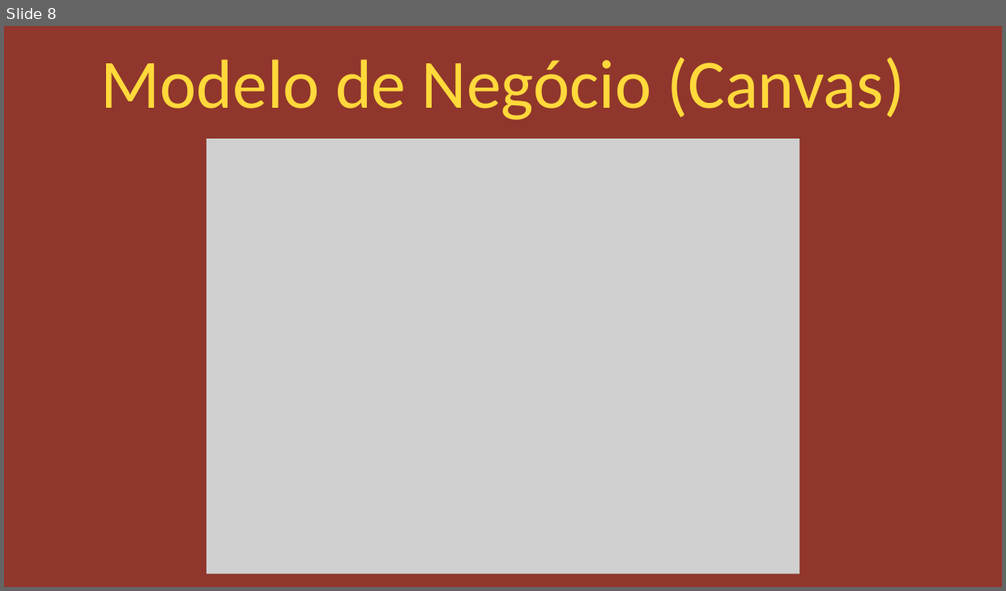
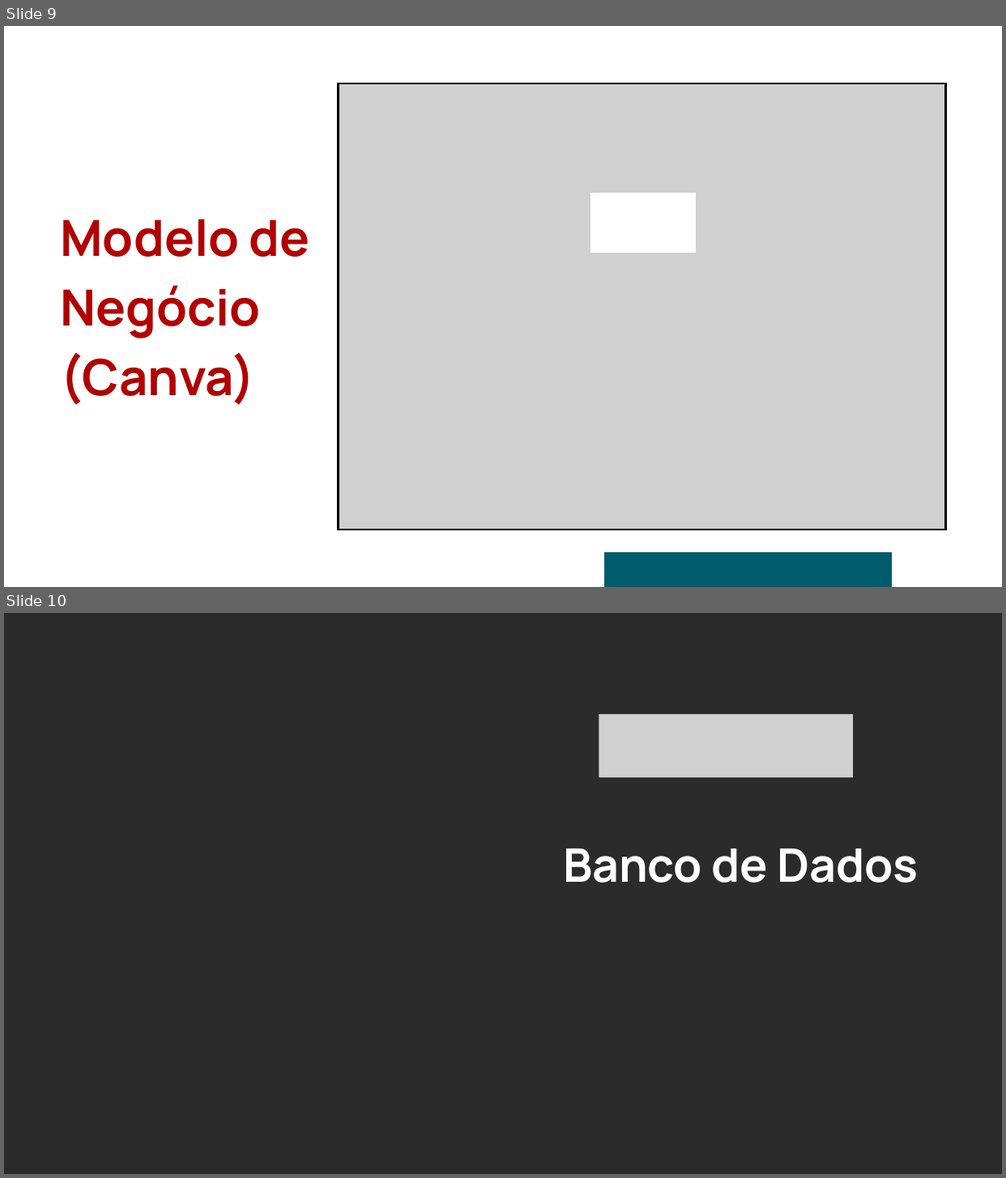
Before and after one commit to Agenda-Fatec/Documentos, a slide deck: Slides/PI.pptx. Shown one above the other, each under a label of ours: slide 8 before the commit, slides 9 and 10 after it. The pictures are 1006x591 and 1006x1178 pixels, drawn with LibreOffice and Linux fonts; fonts in the diff are those of the drawing; grey boxes stand for pictures; background and template pictures are left out; a plain dark background stands for a picture behind light text. Boxes give left, top, right and bottom in pixels: in the first picture for what was removed or moved away, otherwise in the second. Text is boxed around its words. In the diff, an @@ line names an element or a change of style, - is before the commit and + after.

```diff
--- a/Slides/PI.pptx
+++ b/Slides/PI.pptx
@@ slide 10 added at <box>4,613,1002,1174</box>, background picture (left out) @@
@@ picture added at <box>599,714,853,777</box> @@
@@ text added at <box>563,849,918,883</box>, 66.8 pt, text #FFFFFF, bold @@
+Banco de Dados
@@ what was slide 8 is now slide 9 @@
@@ slide 9 changed as well @@
@@ background #90362C to #FFFFFF @@
@@ picture: place and size @@
-picture at <box>206,139,800,574</box>
+picture at <box>339,84,945,530</box>
@@ freeform shape added at <box>590,193,696,253</box>, fill #FFFFFF @@
@@ text at <box>60,219,310,405</box>: text changed; size 100 to 72 pt; font Calibri to Manrope; text colour #FFD93B to #B20000; bold on @@
-Modelo de Negócio (Canvas)
+Modelo de Negócio (Canva)
@@ freeform shape added at <box>603,552,892,587</box>, fill #005C6D @@
```
Also in this commit, not shown: 6 other slides changed, 14 other slides added, 9 slides removed, 6 other files.
